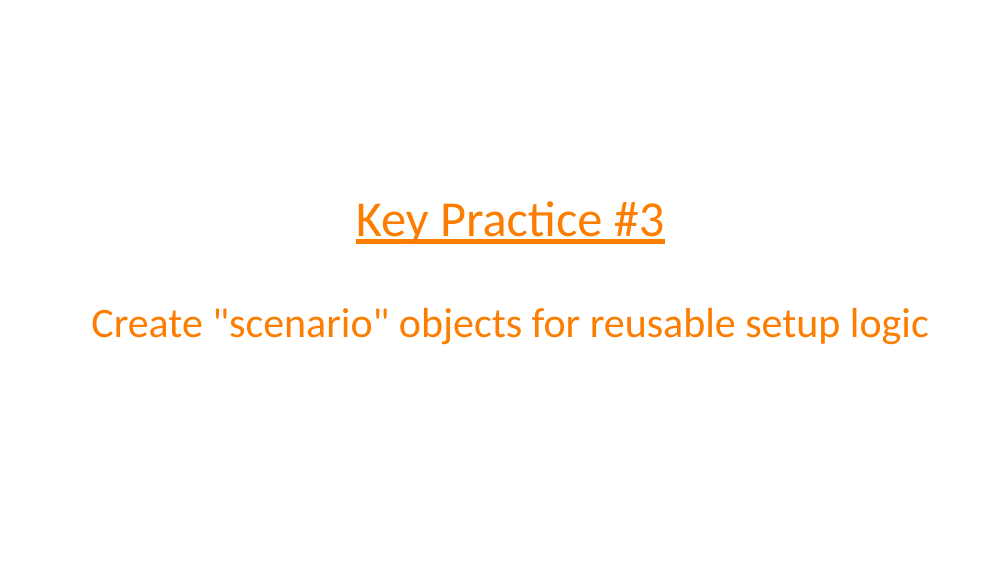
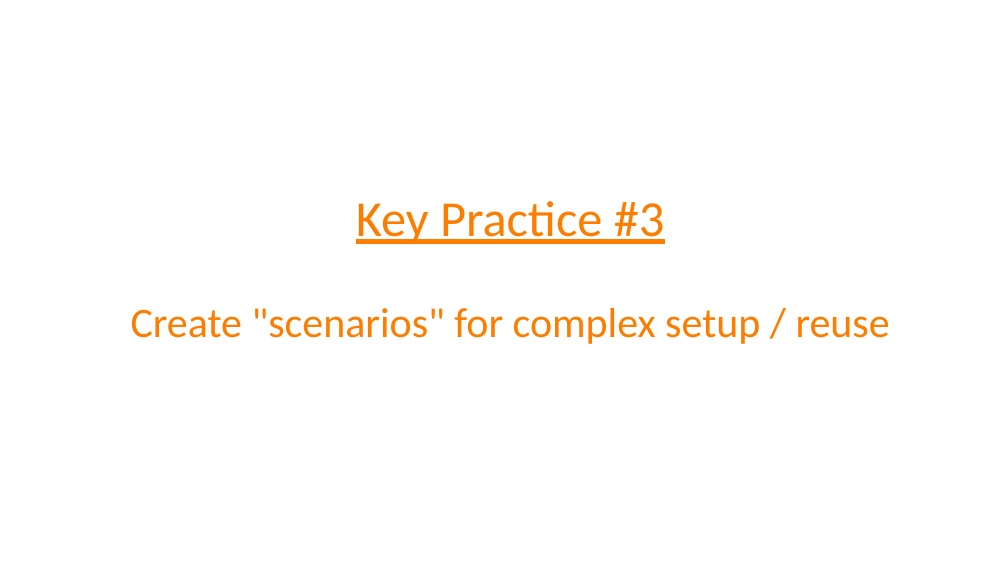
Before and after one commit to spetryjohnson/Talk-Patterns_of_Effective_Test_Setup, a slide deck: slide 63 of POETS - CodeMash 2017.pptx (slide 58 before the commit). Drawn at 1008x567 pixels with LibreOffice and Linux fonts; fonts in the diff are those of the drawing. Boxes give left, top, right and bottom in pixels: in the first picture for what was removed or moved away, otherwise in the second. Text is boxed around its words. In the diff, an @@ line names an element or a change of style, - is before the commit and + after.

```diff
--- a/POETS - CodeMash 2017.pptx
+++ b/POETS - CodeMash 2017.pptx
@@ title at (x1=131, y1=201, x2=890, y2=344): text changed @@
-Key Practice #3
-Create "scenario" objects for reusable setup logic
+Key Practice #3
+Create "scenarios" for complex setup / reuse
```
Also in this commit, not shown: 32 other slides changed, 3 slides added, 10 slides removed, 1 other file.
